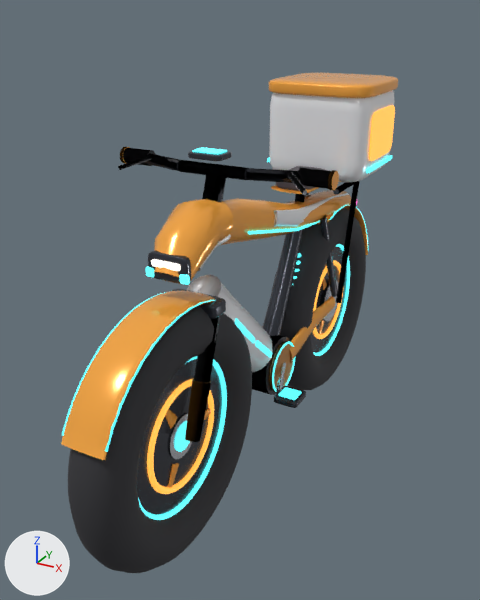
Renders of the glTF model Assets/_Project/Art/Models/DashRiders/ebike.glb from each side of a commit.
Camera for both pictures: a 50 mm camera at (1.06, -2.11, 1.66) aimed at (-0.05, -0.1, 0.65). Arrows for +X, +Y and +Z are at lower left; the lights stay in place. The older version comes first. Where no turn or scale is listed for an object, it has been applied to the vertices. Vertices at exactly the same position are counted once.

The first picture shows 'Crank', 'Frame', 'Front wheel', 'Rear wheel'.
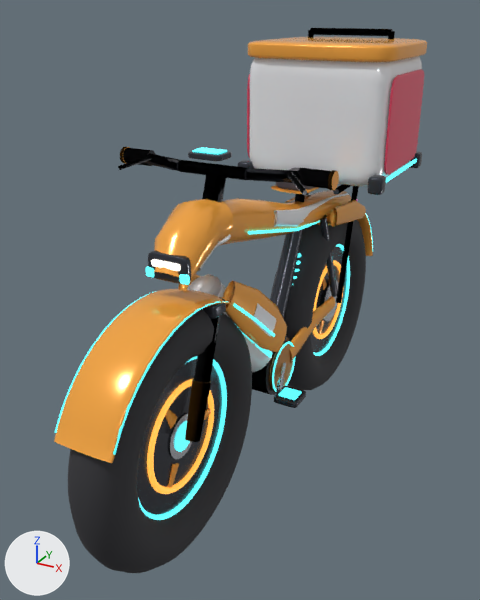
Patch to the scene script:
```diff
--- a/Assets/_Project/Art/Models/DashRiders/ebike.glb.py
+++ b/Assets/_Project/Art/Models/DashRiders/ebike.glb.py
@@ mat_brand_red @@
+mat_brand_red = principled_material('Brand red')
+mat_brand_red.base_color = (0.86, 0.06, 0.13)  # red #ef4565
+mat_brand_red.metallic = 0.1
+mat_brand_red.roughness = 0.25
@@ me_frame @@
 # used by ob_frame; location = (0.0, 0.0, 0.0)
-me_frame.from_pydata(...)  # 8890 vertices, 16948 faces; spans x -0.38..0.38, y -1.06..1.05, z 0.22..1.39
+me_frame.from_pydata(...)  # 10744 vertices, 20540 faces; spans x -0.38..0.38, y -1.06..1.06, z 0.22..1.58
+# me_frame part 1: the loose piece of 336 vertices spanning x -0.13..0.13, y 0.85..0.86, z 1.12..1.21 is scaled about its middle by (2.42, 73.7, 0.778), then moved by (0.0, -0.19, 0.34), in mat_courier_accent_gloss (orange #ffad45)
+# me_frame part 2: the loose piece of 336 vertices spanning x 0.22..0.23, y 0.46..0.8, z 1.04..1.07 is scaled about its middle by (1, 1.47, 0.9), then moved by (0.08, 0.03, -0.02)
+# me_frame part 3: the loose piece of 336 vertices spanning x -0.23..0.23, y 0.4..0.86, z 1.34..1.39 is scaled about its middle by (0.675, 0.018, 0.509), then moved by (0.0, 0.32, -0.32), in mat_neon_pink (pink #ff61c4, glowing pink #ff61c4)
+# me_frame part 4: a new loose piece, an 8-sided cylinder along x spanning x -0.18..0.18, y 0.766..0.794, z 1.551..1.579, in mat_graphite_gloss (dark grey #3f424b)
+# me_frame part 5: a new loose piece, an 8-sided cylinder along z spanning x 0.167..0.193, y 0.767..0.793, z 1.535..1.57, in mat_graphite_gloss (dark grey #3f424b)
+# me_frame part 6: the loose piece of 336 vertices spanning x -0.23..-0.22, y 0.48..0.78, z 1.09..1.28 is scaled about its middle by (1.3, 1.59, 1.94), then moved by (-0.08, 0.03, 0.05), in mat_brand_red (red #ef4565)
+# me_frame part 7: the loose piece of 336 vertices spanning x 0.22..0.23, y 0.48..0.78, z 1.09..1.28 is scaled about its middle by (1.3, 1.59, 1.94), then moved by (0.08, 0.03, 0.05), in mat_brand_red (red #ef4565)
+# me_frame part 8: 16 vertices moved within x -0.08..0.08, y 0.44..1.03, z 0.55..0.85; 624 vertices removed from x -0.22..0.22, y 0.41..1.05, z 0.49..1.38; 2212 vertices added at x -0.32..0.32, y 0.36..1.06, z 0.49..1.5
+# me_frame part 9: 10 vertices moved within x -0.08..0.08, y -0.81..-0.43, z 0.79..0.84; 298 vertices removed from x -0.08..0.08, y -1.06..-0.42, z 0.58..0.86; 510 vertices added at x -0.13..0.13, y -1.06..0.0, z 0.46..0.87
+# other edits to the shape of me_frame do not show in these pictures
 me_frame.materials.append(mat_courier_accent_gloss)
@@ me_frame @@
 me_frame.materials.append(mat_saddle)
-me_frame.materials.append(mat_accent_glow)  # orange #ffad45, glowing orange #ffad45
+me_frame.materials.append(mat_brand_red)  # red #ef4565
```

Changed parts and their boxes [x1, y1, x2, y2] in the pictures (480 x 600 px; the box of a moved part takes in the faces that stretch with it):
'Frame', reshaped (11% wider, 12% taller)
    before: [61, 73, 398, 460]
    after: [54, 28, 427, 463]
part 1 of me_frame, moved or reshaped (not visible before)
    after: [248, 37, 427, 62]
part 2 of me_frame, moved or reshaped
    before: [366, 155, 392, 174]
    after: [386, 159, 417, 183]
part 3 of me_frame, moved or reshaped (not visible afterwards)
    before: [268, 73, 398, 98]
part 4 of me_frame, added
    after: [310, 28, 393, 36]
part 5 of me_frame, added
    after: [388, 31, 395, 39]
part 6 of me_frame, moved or reshaped (not visible before)
    after: [247, 74, 250, 158]
part 7 of me_frame, moved or reshaped
    before: [369, 105, 395, 161]
    after: [384, 69, 424, 175]
part 8 of me_frame, built on
    before: [269, 90, 395, 255]
    after: [238, 56, 422, 256]
part 9 of me_frame, moved or reshaped
    before: [61, 290, 216, 460]
    after: [54, 274, 287, 463]
